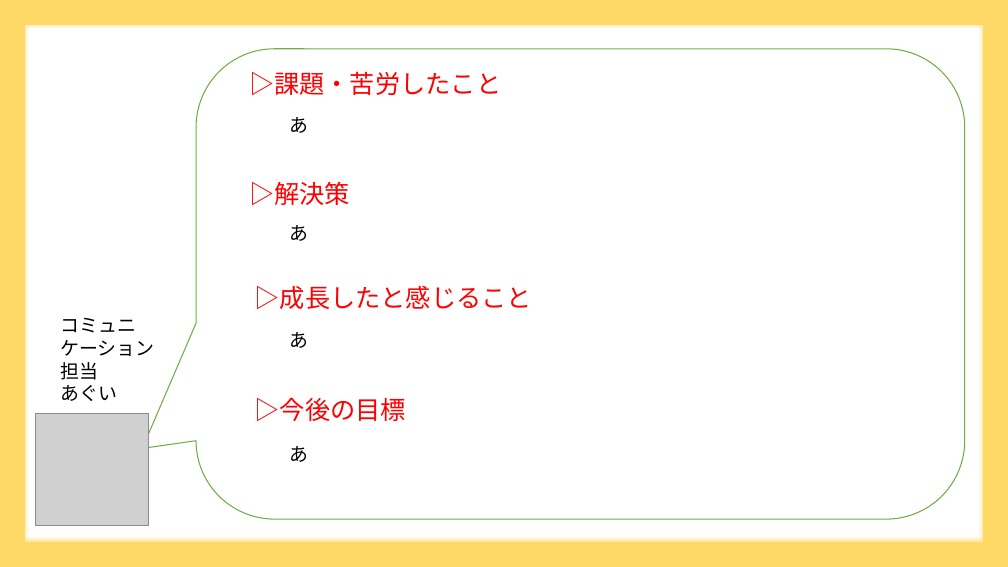
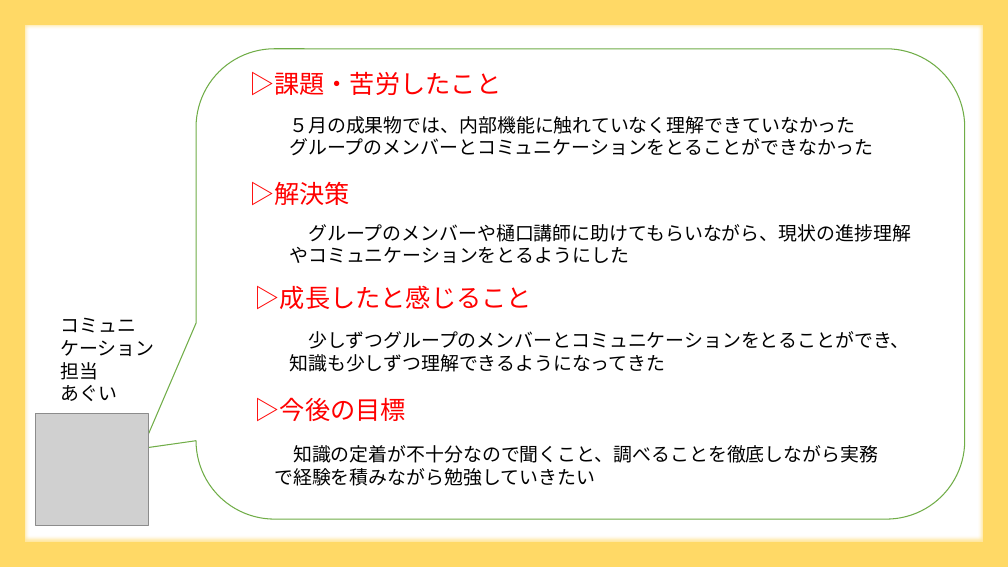
Before and after one commit to DOJO-2021/A-1, a slide deck: slide 14 of document/成果発表_平和島.pptx (slide 13 before the commit). Drawn at 1008x567 pixels with LibreOffice and Linux fonts; fonts in the diff are those of the drawing; grey boxes stand for pictures. Boxes give left, top, right and bottom in pixels: in the first picture for what was removed or moved away, otherwise in the second. Text is boxed around its words. In the diff, an @@ line names an element or a change of style, - is before the commit and + after.

```diff
--- a/document/成果発表_平和島.pptx
+++ b/document/成果発表_平和島.pptx
@@ text at (289,116,873,156): text changed @@
-あ
+５月の成果物では、内部機能に触れていなく理解できていなかった
+グループのメンバーとコミュニケーションをとることができなかった
@@ text at (289,224,911,263): text changed @@
-あ
+グループのメンバーや樋口講師に助けてもらいながら、現状の進捗理解やコミュニケーションをとるようにした
@@ text at (289,331,910,372): text changed @@
-あ
+少しずつグループのメンバーとコミュニケーションをとることができ、知識も少しずつ理解できるようになってきた
@@ text added at (274,445,878,486), 18 pt, text #000000 @@
+知識の定着が不十分なので聞くこと、調べることを徹底しながら実務で経験を積みながら勉強していきたい
@@ text removed at (289,446,308,462) @@
-あ
```
Also in this commit, not shown: 10 other slides changed, 2 slides added, 1 slide removed, 1 other file.
